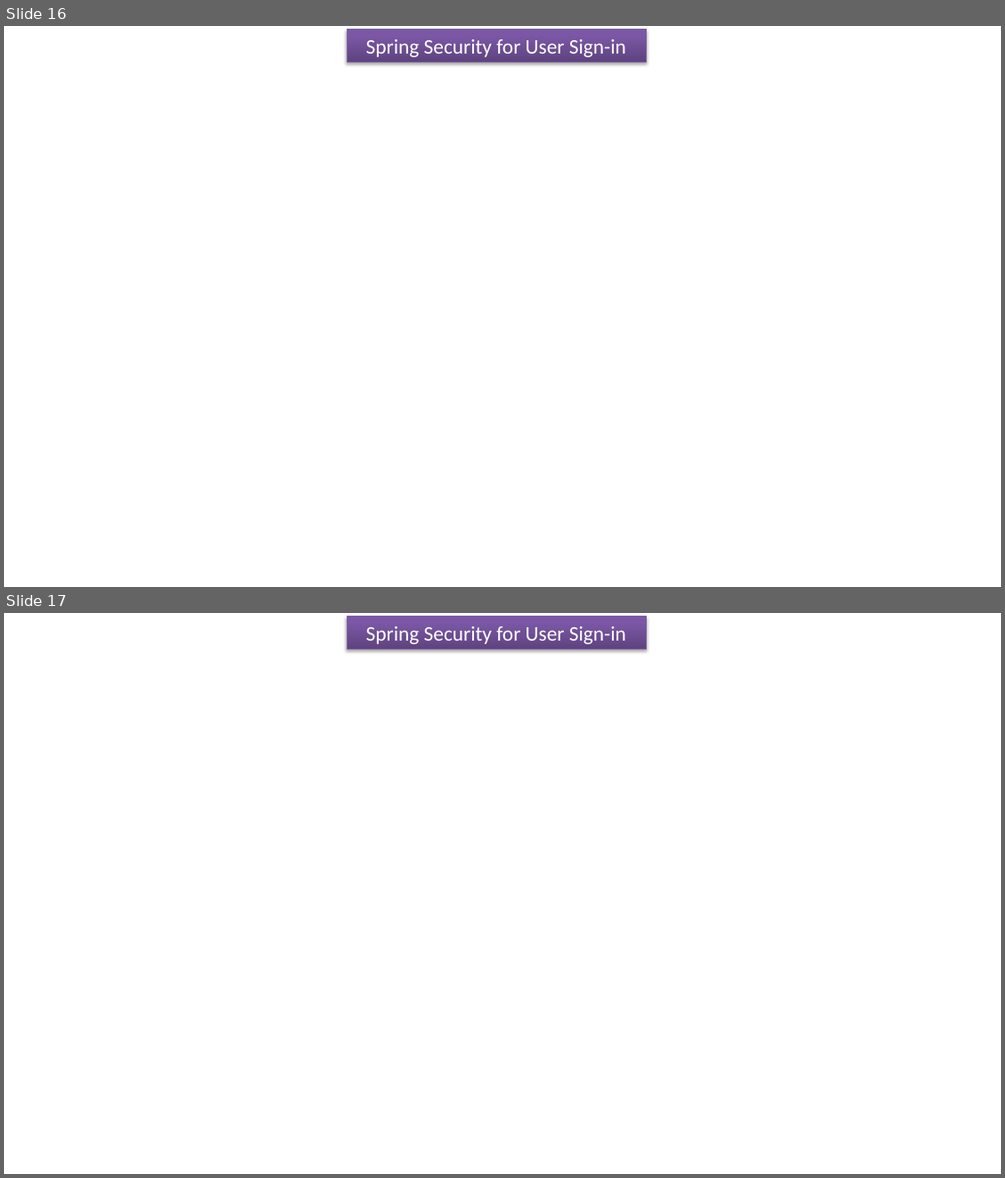
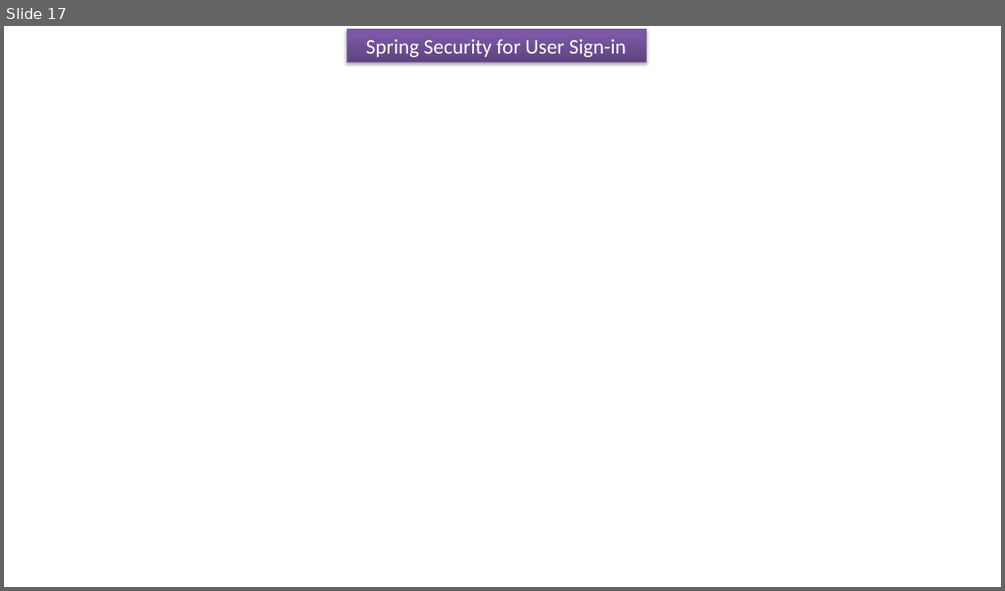
Before and after one commit to ramram43210/Java_2021, a slide deck: Java_2021/SpringBoot_Signup_Signin/User_Signin_Signup_Security.pptx. Shown one above the other, each under a label of ours: slides 16 and 17 before the commit, slide 17 after it. The pictures are 1005x1178 and 1005x591 pixels, drawn with LibreOffice and Linux fonts; fonts in the diff are those of the drawing. Boxes give left, top, right and bottom in pixels: in the first picture for what was removed or moved away, otherwise in the second. Text is boxed around its words. In the diff, an @@ line names an element or a change of style, - is before the commit and + after.

```diff
--- a/Java_2021/SpringBoot_Signup_Signin/User_Signin_Signup_Security.pptx
+++ b/Java_2021/SpringBoot_Signup_Signin/User_Signin_Signup_Security.pptx
@@ slide 16 removed at [4, 26, 1001, 587], background #FFFFFF @@
@@ rectangle removed at [347, 29, 646, 62] @@
-Spring Security for User Sign-in
```
Also in this commit, not shown: 1 slide added, 1 other file.
